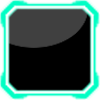
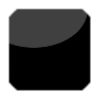
Revision of a layered 100x100 image; what changed, layer by layer:
added layer "back borderless" above "back teal" over [1, 6, 92, 92]
hid "back teal" over [0, 0, 100, 100]
